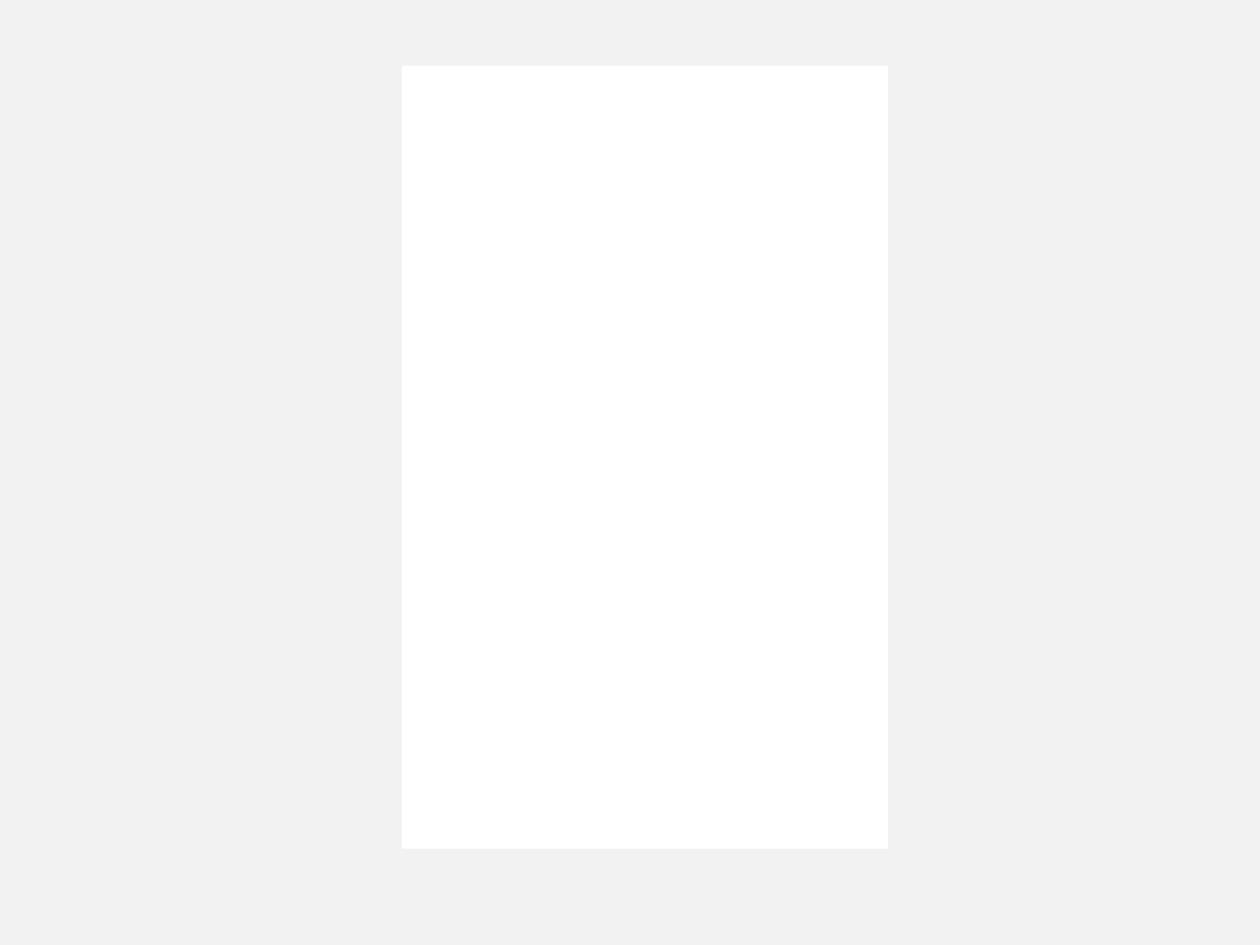
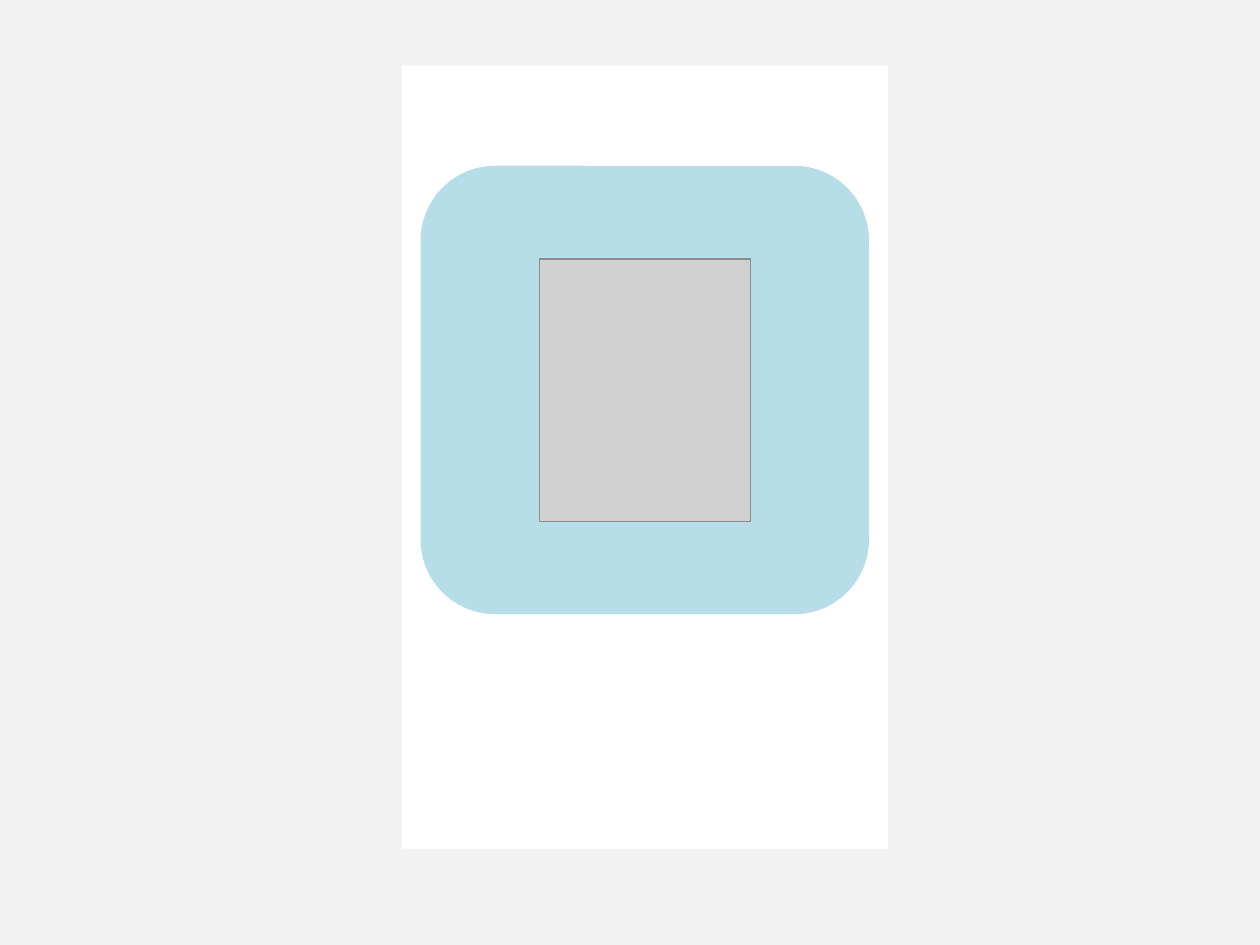
Before and after one commit to DudaElias/NewLife, a slide deck: slide 12 of design.pptx. Drawn at 1260x945 pixels with LibreOffice and Linux fonts; fonts in the diff are those of the drawing; grey boxes stand for pictures. Boxes give left, top, right and bottom in pixels: in the first picture for what was removed or moved away, otherwise in the second. Text is boxed around its words. In the diff, an @@ line names an element or a change of style, - is before the commit and + after.

```diff
--- a/design.pptx
+++ b/design.pptx
@@ rounded rectangle added at [421, 166, 869, 615], fill #B7DEE8 @@
@@ picture added at [539, 258, 751, 520] @@
```
Also in this commit, not shown: 25 other files.
